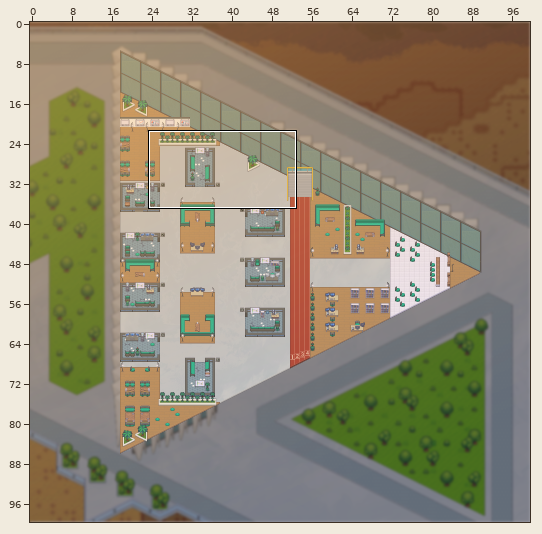
Tiled map (JSON), stored at MISK-HQ-Social-Responsibility.tmj. Above: a wide view before the commit, with the close-up outlined.
Close-up. Before:
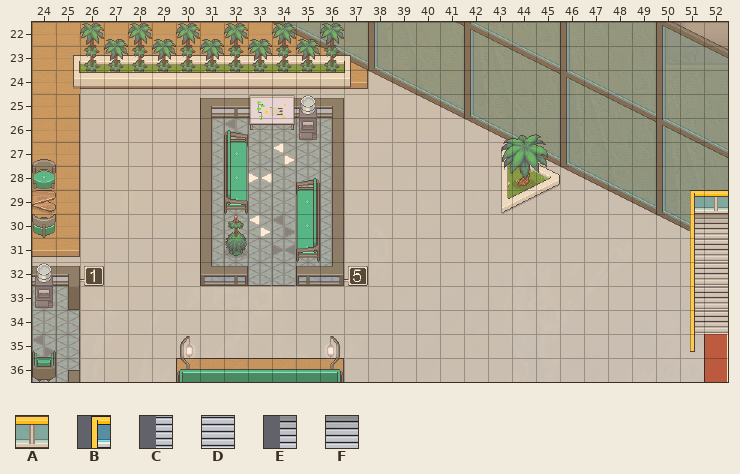
Cells are 32x32 px. Shown: x 24..52, y 22..36. The commit also changed other parts of the map, which this record leaves out.
Key: from "Misk HQ Outer_tileset": A 758, B 796 flipped left-right, C 798 flipped up-down, D 799 flipped up-down, E 835 flipped up-down, F 836 turned 180.
_ is an empty cell.
Layers that did not change in this view are not listed.
Layer "background/furnitures/furniture_0" before, first column x 38:
25 _______________
26 _______________
27 _______________
28 _______________
29 _____________BA
30 _____________EF
31 _____________CD
32 _____________CD
33 _____________CD
34 _____________CD
35 _______________
The same view after the edit:
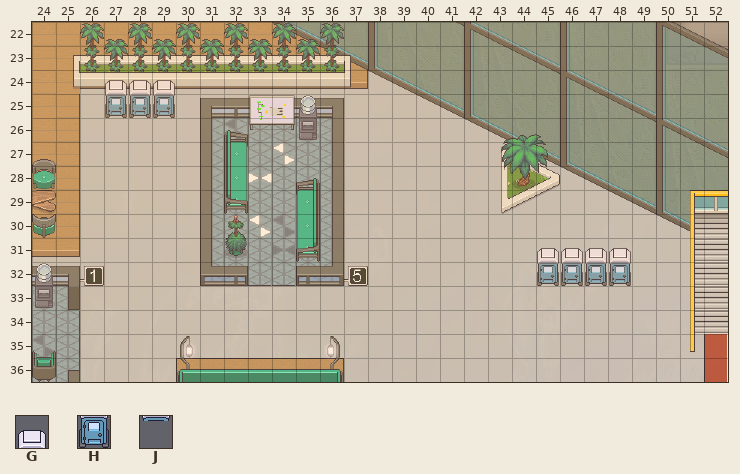
Further tiles: from "6_Themed Decor": G 232, H 243, J 244.
See-through tiles are keyed as they look on the map.
Change:
Layer "background/furnitures/furniture_0":
There is now tile G in row 31 at x 45 to 48.
There is now tile H in row 32 at x 45 to 48.
Layer "background/furnitures/Furniture 1.5":
There is now tile G in row 24 at x 27 to 29.
There is now tile H in row 25 at x 27 to 29.
Layer "foreground/furnitures/furniture_1":
There is now tile G in row 24 at x 27 to 29; in row 31 at x 45 to 48.
There is now tile J in row 25 at x 27 to 29; in row 32 at x 45 to 48.
Pixel boxes of the changes (left, top, right, bottom) in both close-ups:
added: (105, 80, 175, 118)
added: (537, 248, 631, 286)
